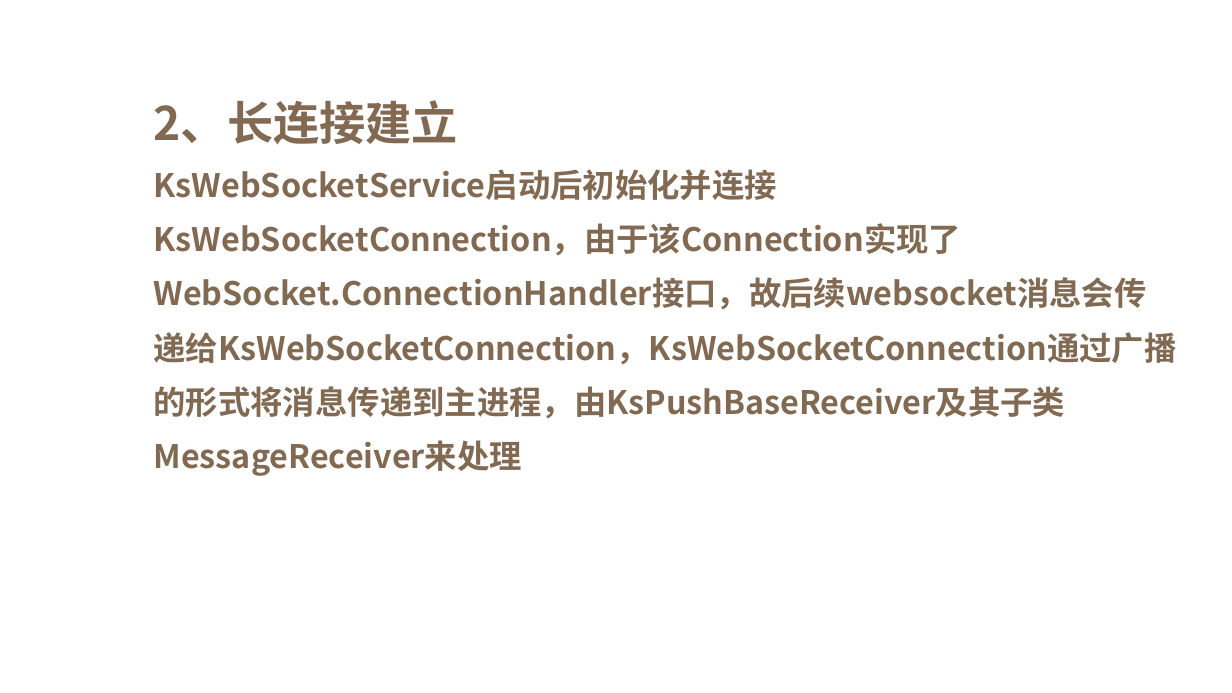
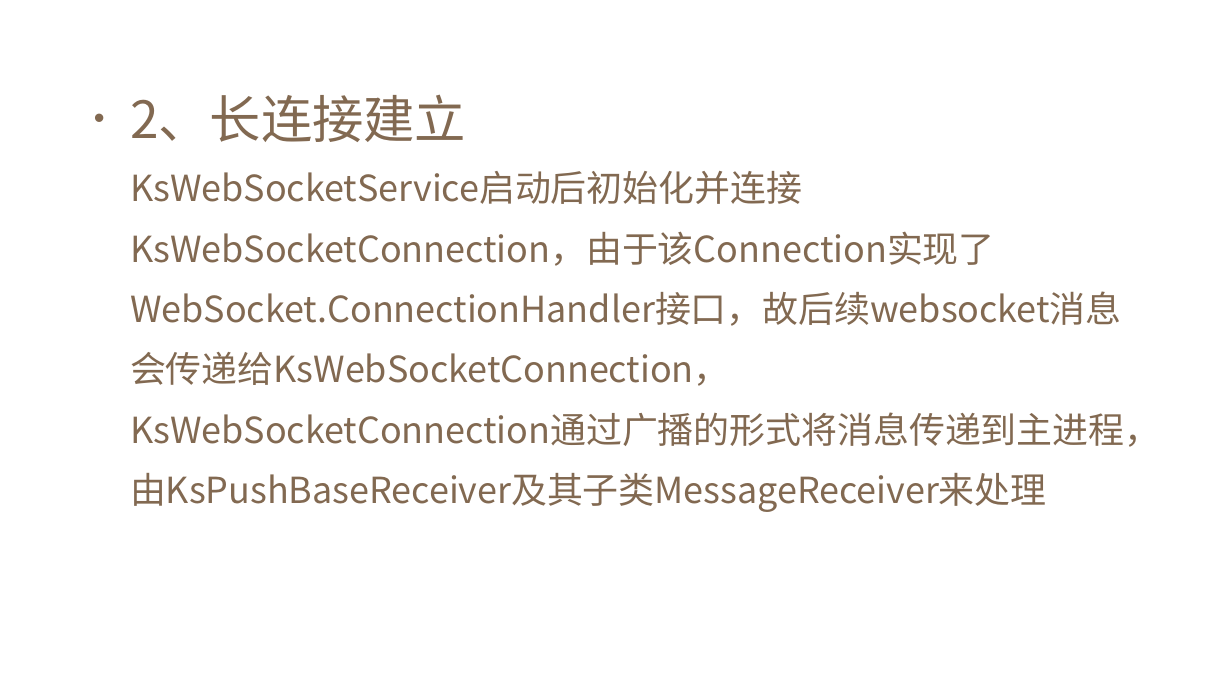
Before and after one commit to jpingTang/doc, a slide deck: slide 6 of document/push串讲.pptx. Drawn at 1232x693 pixels with LibreOffice and Linux fonts; fonts in the diff are those of the drawing; background and template pictures are left out. Boxes give left, top, right and bottom in pixels: in the first picture for what was removed or moved away, otherwise in the second. Text is boxed around its words. In the diff, an @@ line names an element or a change of style, - is before the commit and + after.

Commit message:
modify the ppt

```diff
--- a/document/push串讲.pptx
+++ b/document/push串讲.pptx
@@ text "2、长连接建立 KsWebSocketService启动后初始化并连接KsWebSocketConnection，由于该 ...": place and size @@
-text "2、长连接建立 KsWebSocketService启动后初始化并连接KsWebSocketConnection，由于该 ..." at (154, 100, 1147, 419)
+text "2、长连接建立 KsWebSocketService启动后初始化并连接KsWebSocketConnection，由于该 ..." at (130, 94, 1160, 512)
@@ text "2、长连接建立 KsWebSocketService启动后初始化并连接KsWebSocketConnection，由于该 ..." at (130, 94, 1160, 512): size 36 to 40 pt in "2、长连接建立"; size 25.2 to 28 pt, bold off; bullet none to •; more space between paragraphs; vertical alignment bottom to top @@
```
Also in this commit, not shown: 5 other slides changed.
